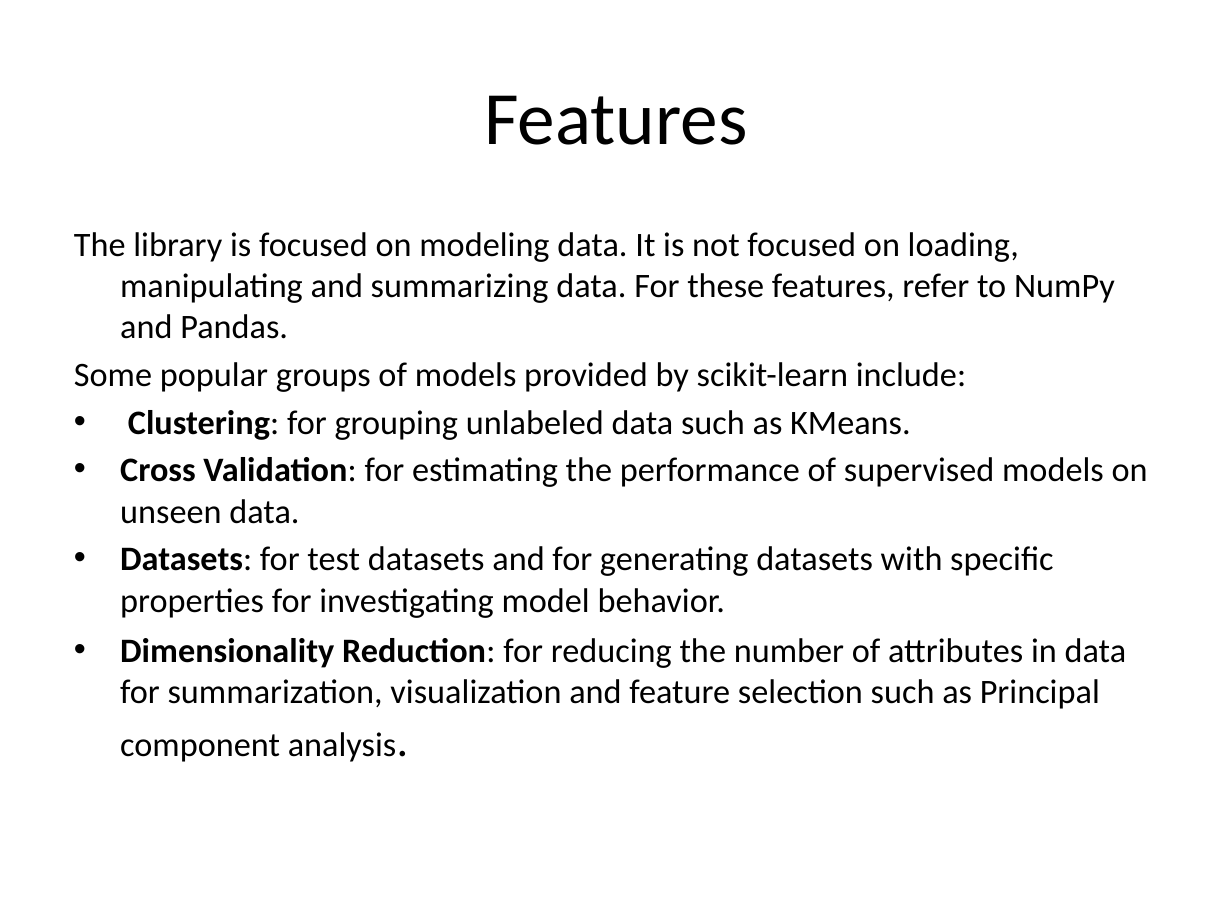
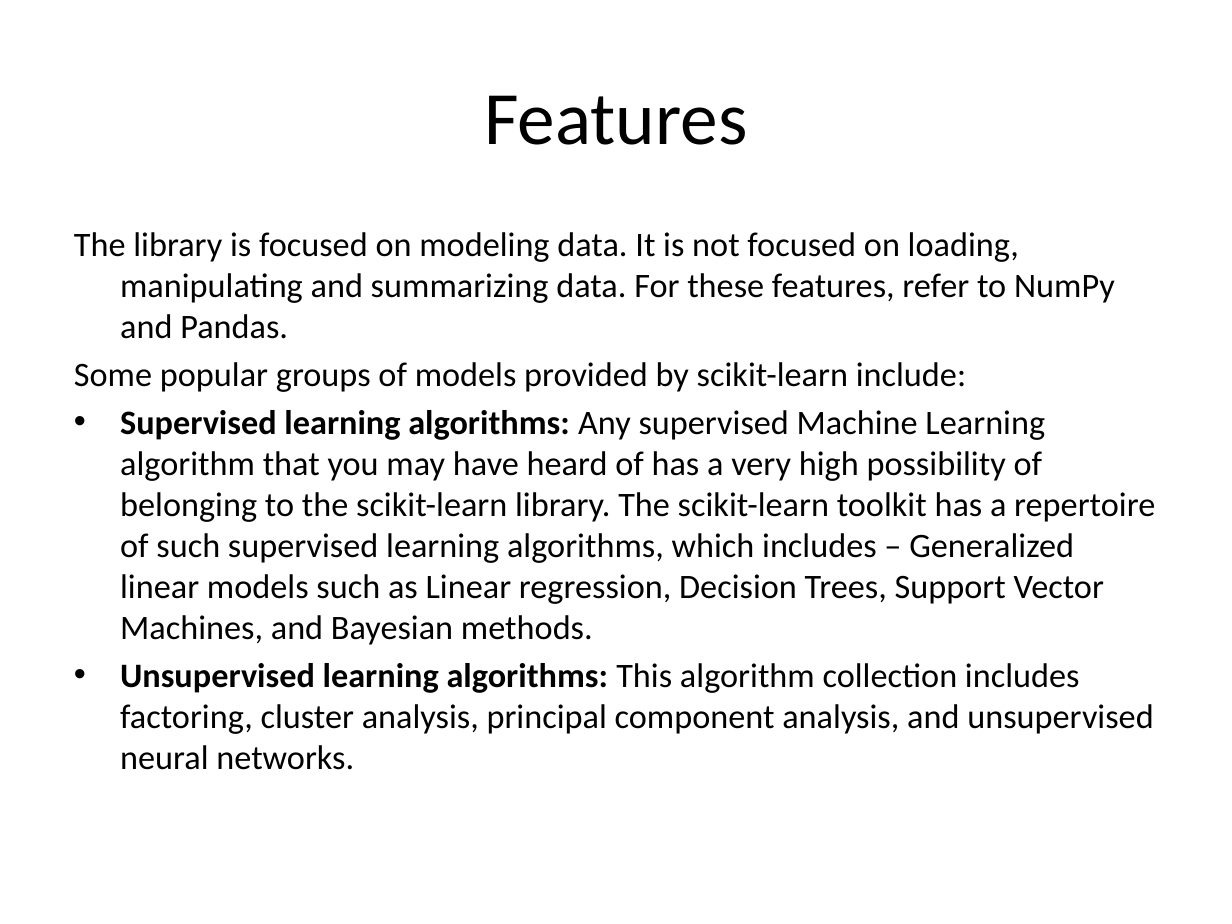
Before and after one commit to Shehroz951/python_exam, a slide deck: slide 11 of SKLearn.pptx (slide 4 before the commit). Drawn at 1232x924 pixels with LibreOffice and Linux fonts; fonts in the diff are those of the drawing. Boxes give left, top, right and bottom in pixels: in the first picture for what was removed or moved away, otherwise in the second. Text is boxed around its words. In the diff, an @@ line names an element or a change of style, - is before the commit and + after.

```diff
--- a/SKLearn.pptx
+++ b/SKLearn.pptx
@@ text at <box>120,410,1155,770</box>: text changed @@
-• Clustering: for grouping unlabeled data such as KMeans.
-• Cross Validation: for estimating the performance of supervised models on unseen data.
-• Datasets: for test datasets and for generating datasets with specific properties for investigating model behavior.
-• Dimensionality Reduction: for reducing the number of attributes in data for summarization, visualization and feature selection such as Principal component analysis.
+• Supervised learning algorithms: Any supervised Machine Learning algorithm that you may have heard of has a very high possibility of belonging to the scikit-learn library. The scikit-learn toolkit has a repertoire of such supervised learning algorithms, which includes – Generalized linear models such as Linear regression, Decision Trees, Support Vector Machines, and Bayesian methods.
+• Unsupervised learning algorithms: This algorithm collection includes factoring, cluster analysis, principal component analysis, and unsupervised neural networks.
```
Also in this commit, not shown: 4 other slides changed, 7 slides added, 4 other files.
